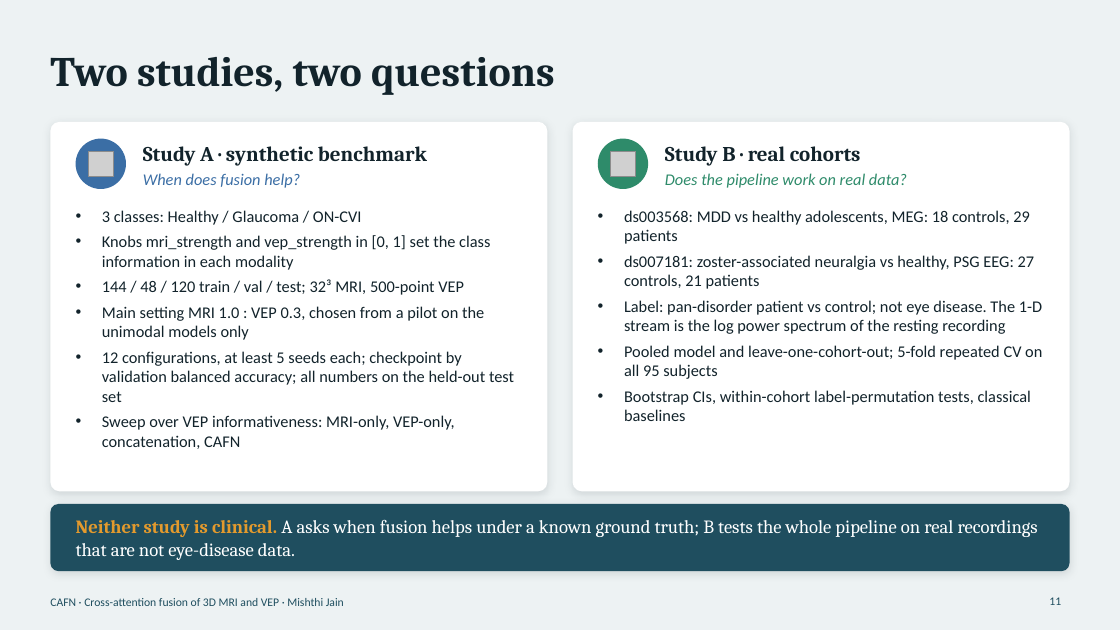
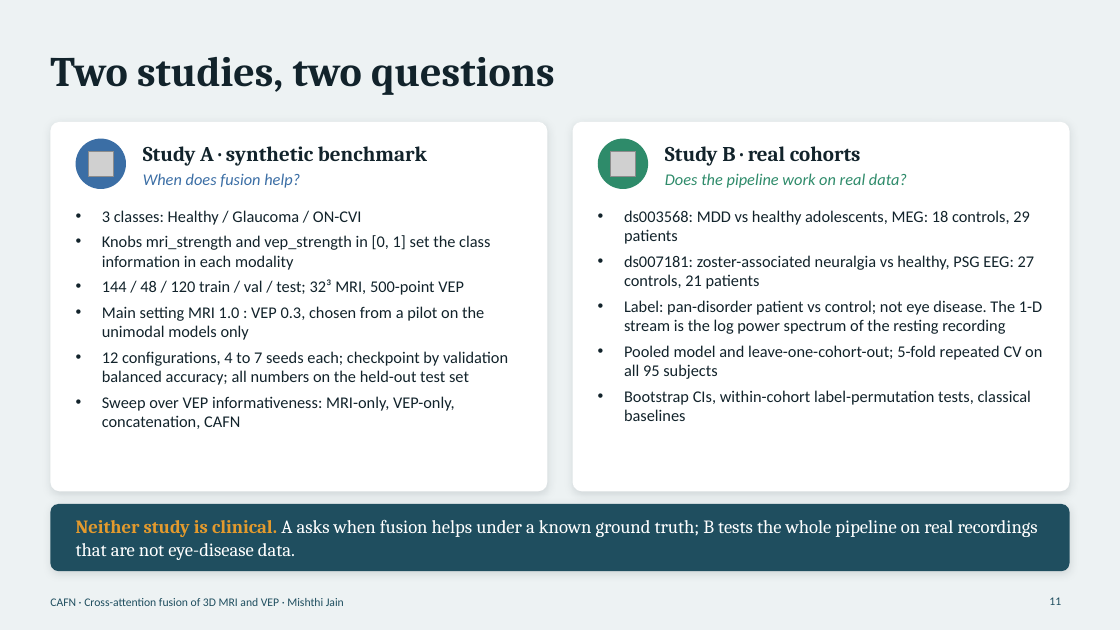
Before and after one commit to AmanSwar/NeuroImaging, a slide deck: slide 11 of docs/NeuroImaging_CAFN_Presentation.pptx. Drawn at 1120x630 pixels with LibreOffice and Linux fonts; fonts in the diff are those of the drawing; grey boxes stand for pictures. Boxes give left, top, right and bottom in pixels: in the first picture for what was removed or moved away, otherwise in the second. Text is boxed around its words. In the diff, an @@ line names an element or a change of style, - is before the commit and + after.

```diff
--- a/docs/NeuroImaging_CAFN_Presentation.pptx
+++ b/docs/NeuroImaging_CAFN_Presentation.pptx
@@ text at (102,351,508,385): text changed @@
-• 12 configurations, at least 5 seeds each; checkpoint by validation balanced accuracy; all numbers on the held-out test set
+• 12 configurations, 4 to 7 seeds each; checkpoint by validation balanced accuracy; all numbers on the held-out test set
```
Also in this commit, not shown: 16 other slides changed, 18 other files.
